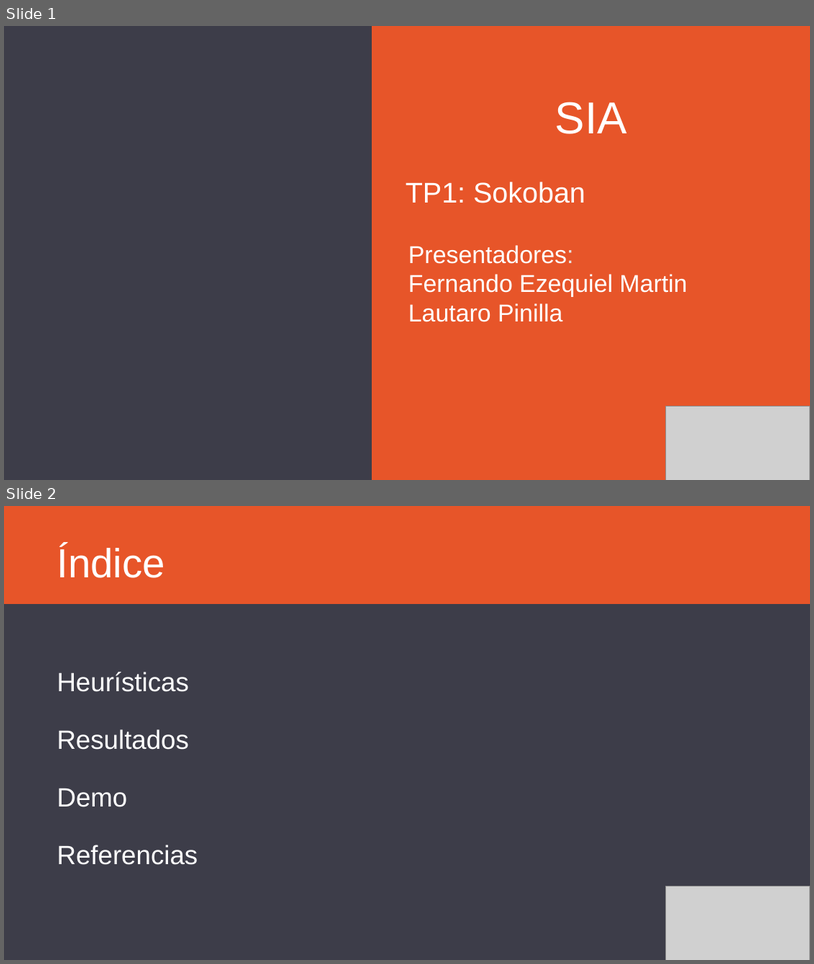
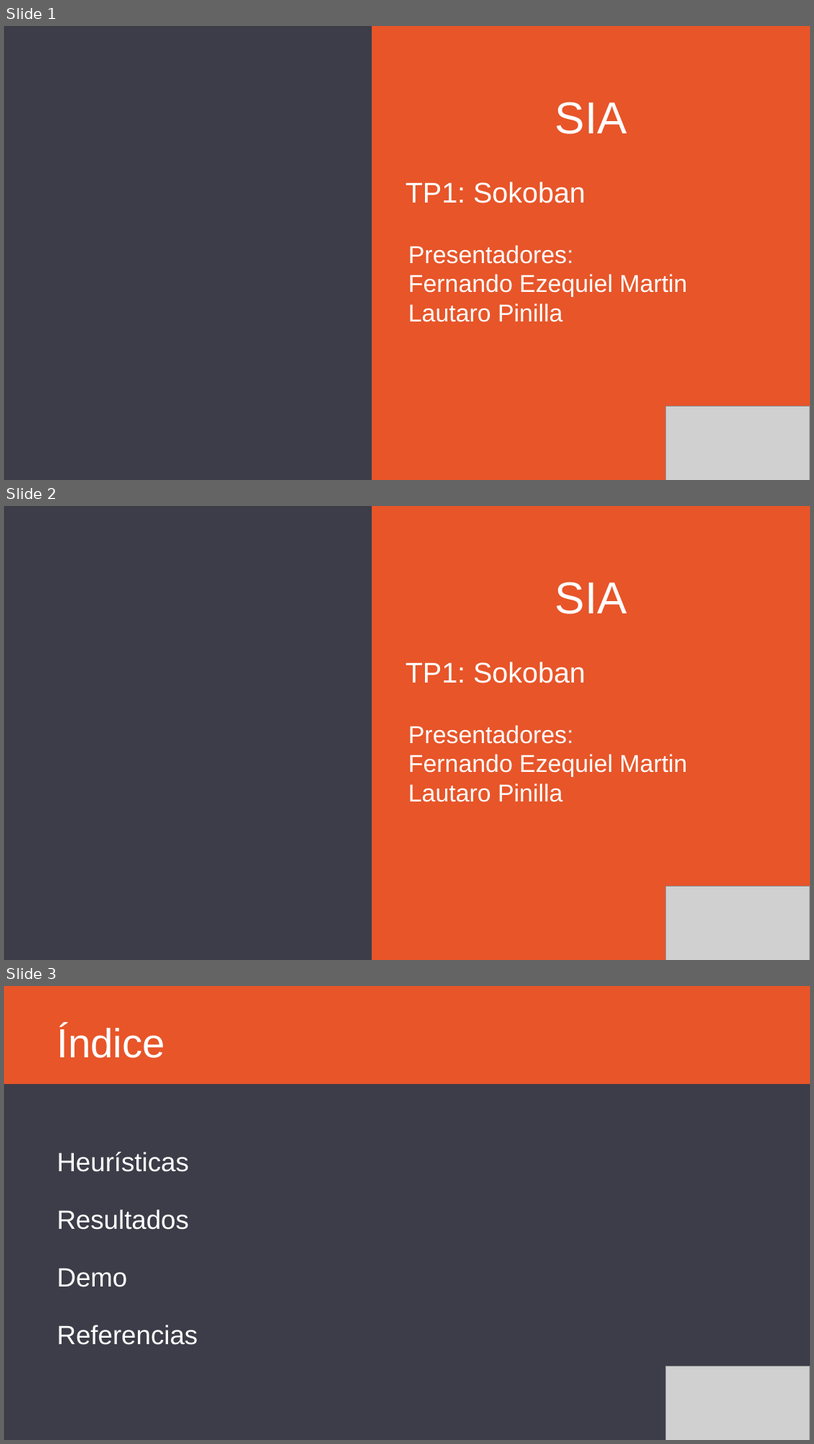
Before and after one commit to fermartin17/SIA_TP1, a slide deck: TP/presentacion_tp1.odp. Shown one above the other, each under a label of ours: slides 1 and 2 before the commit, slides 1, 2 and 3 after it. The pictures are 814x964 and 814x1444 pixels, drawn with LibreOffice and Linux fonts; fonts in the diff are those of the drawing; grey boxes stand for pictures. Boxes give left, top, right and bottom in pixels: in the first picture for what was removed or moved away, otherwise in the second. Text is boxed around its words. In the diff, an @@ line names an element or a change of style, - is before the commit and + after.

```diff
--- a/TP/presentacion_tp1.odp
+++ b/TP/presentacion_tp1.odp
@@ slide 2 added at [4,506,810,960], background #3D3D49 @@
@@ rectangle added at [373,506,810,960], fill #E75529, outline #E75529 0 pt @@
@@ title added at [556,582,628,614], 44 pt, text #FFFFFF @@
+SIA
@@ text added at [406,662,586,683], 28 pt, text #FFFFFF @@
+TP1: Sokoban
@@ text added at [409,725,687,802], 24 pt, text #FFFFFF @@
+Presentadores:
+Fernando Ezequiel Martin
+Lautaro Pinilla
@@ picture added at [666,886,810,960] @@
@@ what was slide 2 is now slide 3 @@
```
Also in this commit, not shown: 5 other slides added, 5 other files.
